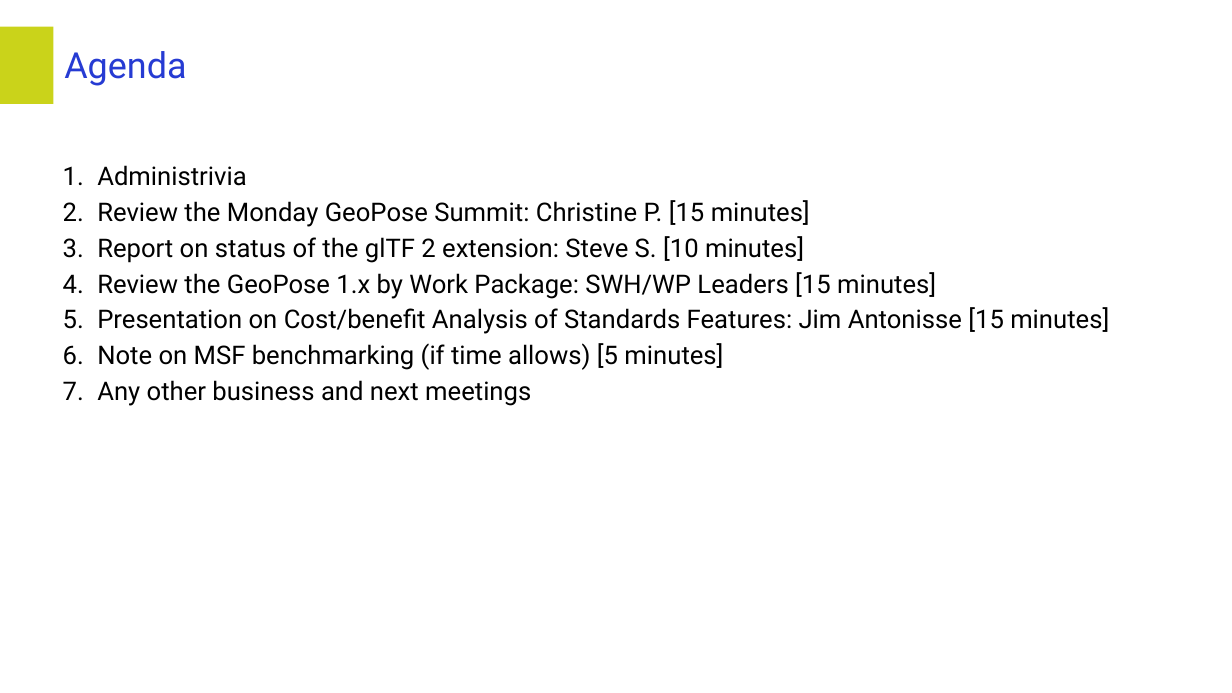
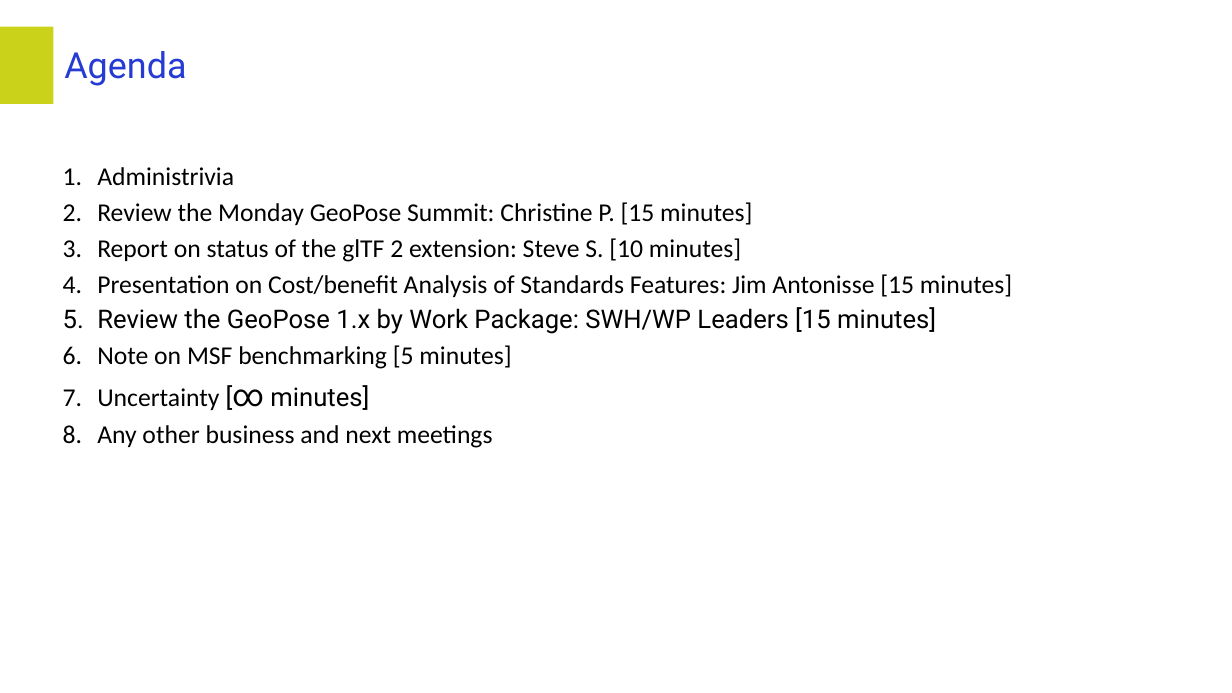
Before and after one commit to opengeospatial/GeoPose, a slide deck: slide 3 of Presentations/Boulder_2025/2025_October_Chair_Slides_GeoPoseSWG.pptx. Drawn at 1232x693 pixels with LibreOffice and Linux fonts; fonts in the diff are those of the drawing; background and template pictures are left out. Boxes give left, top, right and bottom in pixels: in the first picture for what was removed or moved away, otherwise in the second. Text is boxed around its words. In the diff, an @@ line names an element or a change of style, - is before the commit and + after.

```diff
--- a/Presentations/Boulder_2025/2025_October_Chair_Slides_GeoPoseSWG.pptx
+++ b/Presentations/Boulder_2025/2025_October_Chair_Slides_GeoPoseSWG.pptx
@@ text at [97,167,752,448]: font Roboto to Calibri in "Administrivia", "Review the Monday GeoPose Summit: Christine P. ...", "Report on status of the glTF 2 ...", "Any other business and next meetings" @@
@@ text at [97,274,1012,297]: paragraph added @@
+4. Presentation on Cost/benefit Analysis of Standards Features: Jim Antonisse [15 minutes]
@@ text at [97,345,511,410]: text changed; font Roboto to Calibri @@
-5. Presentation on Cost/benefit Analysis of Standards Features: Jim Antonisse [15 minutes]
-6. Note on MSF benchmarking (if time allows) [5 minutes]
+6. Note on MSF benchmarking [5 minutes]
+7. Uncertainty [∞ minutes]
```
Also in this commit, not shown: 2 other slides changed, 1 other file.
